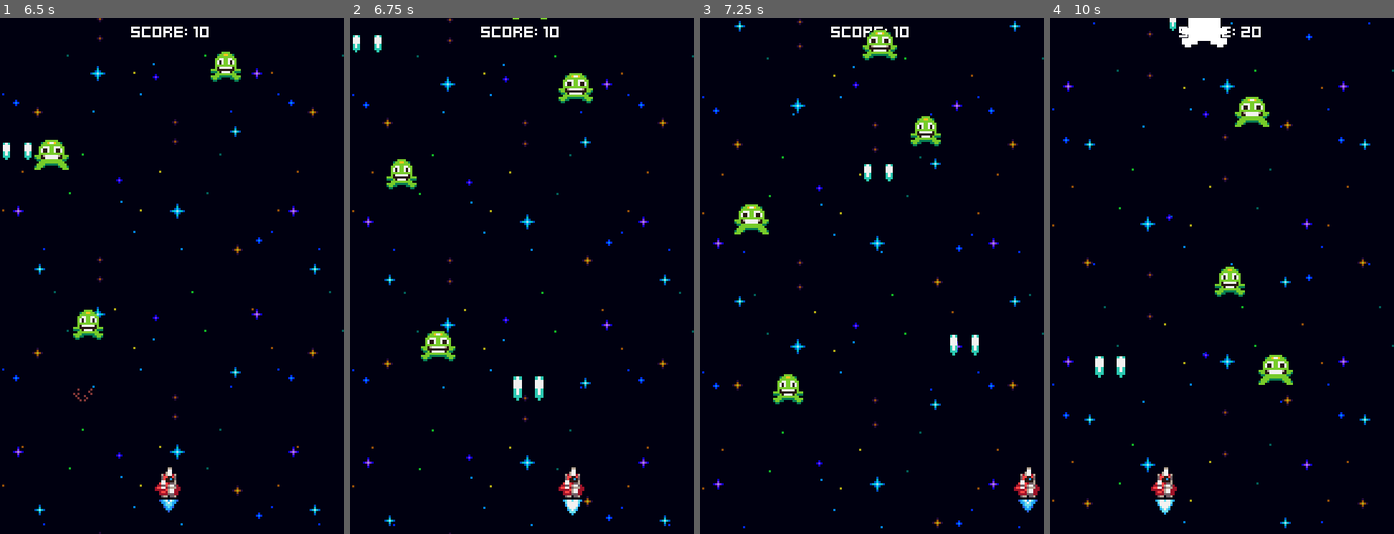
Above: before the commit, frames 1-4 (left to right).
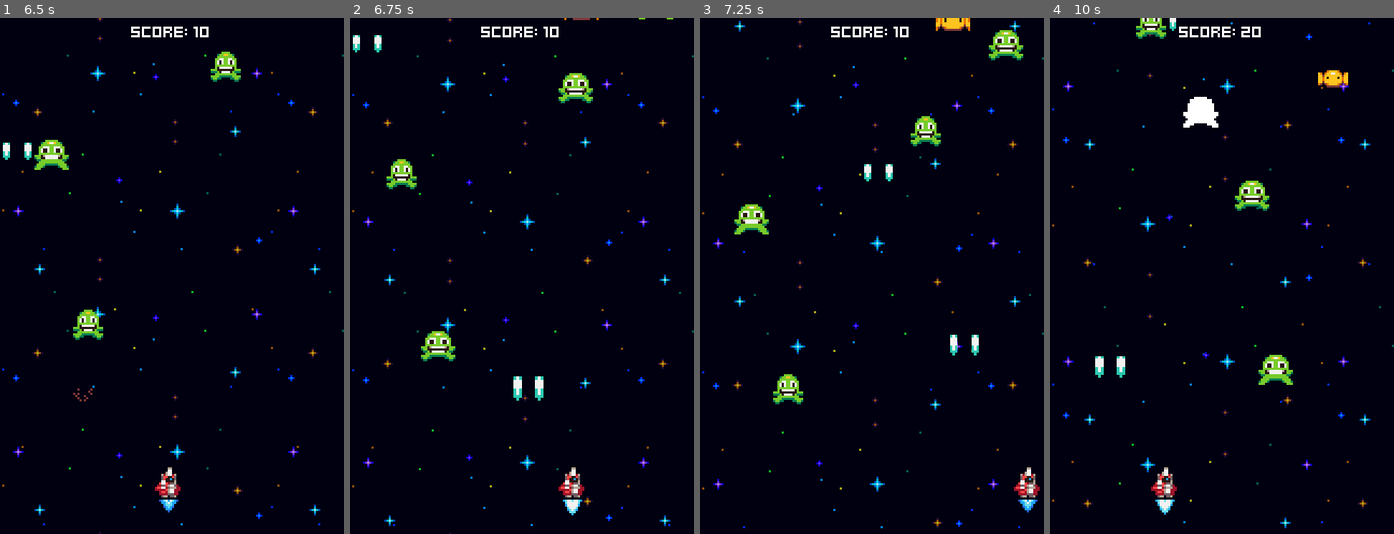
Above: after the commit, the same moments.

Repository: elbow667/GalaxyDefiance
Game: Godot game, scene res://Menus/menu.tscn
Same seed, same stepped clock (60 frames per second), same inputs: the game is played once before the commit and once after it.
Inputs:
- Up to frame 1 (6.5 s): tap Space at 0.5 s; hold Right (ui_right) 0.53-1.28 s; tap Enter (ui_accept) at 0.6, 0.77, 1.07, 1.35, 1.52, 1.82, 2.1, 2.85, 3.02, 3.32, 3.6, 3.77, 4.07, 4.35, 4.52, 4.82, 5.1, 5.85, 6.02, 6.32 s; hold Left (ui_left) 1.28-2.03 s; hold Right (ui_right) 2.03-3.53 s; hold Left (ui_left) 3.53-5.78 s; hold Right (ui_right) from 5.78 s (still down)
- Up to frame 2 (6.75 s): keep holding Right (ui_right); tap Enter (ui_accept) at 6.6 s
- Up to frame 3 (7.25 s): keep holding Right (ui_right); tap Enter (ui_accept) at 6.77, 7.07 s
- Up to frame 4 (10 s): tap Enter (ui_accept) at 7.35, 7.52, 7.82, 8.1, 8.85, 9.02, 9.32, 9.6, 9.77 s; release Right (ui_right) at 8.03 s; hold Left (ui_left) 8.03-9.53 s; hold Right (ui_right) from 9.53 s (still down)

Frame 1 is identical in both runs. In frame 2, less than 0.1% of the frame differs, in the area x 47-94%, y 0-1%; in frame 3, 1.1%; in frame 4, 2.6%, in the area x 25-87%, y 0-55%.

Commit message:
Pink Enemy

Diff:
--- a/Enemies/enemy.gd
+++ b/Enemies/enemy.gd
@@ -1,3 +1,4 @@
+class_name Enemy
 extends Node2D
 
 @onready var stats_component: = $StatsComponent as StatsComponent
@@ -9,7 +10,7 @@
 @onready var hurtbox_component: = $HurtboxComponent as HurtboxComponent
 @onready var hitbox_component: = $HitboxComponent as HitboxComponent
 @onready var destroyed_component: = $DestroyedComponent as DestroyedComponent
-@onready var score_component: ScoreComponent = $ScoreComponent as ScoreComponent
+@onready var score_component: = $ScoreComponent as ScoreComponent
 
 func _ready() -> void:
 	stats_component.no_health.connect(func():
--- a/Enemies/enemy_generator.gd
+++ b/Enemies/enemy_generator.gd
@@ -1,15 +1,22 @@
 extends Node2D
 
 @export var GreenEnemyScene: PackedScene
+@export var YellowEnemyScene: PackedScene
+@export var PinkEnemyScene: PackedScene
 
 var margin = 8
 var screen_width = ProjectSettings.get_setting("display/window/size/viewport_width")
+
 @onready var spawner_component: SpawnerComponent = $SpawnerComponent as SpawnerComponent
 @onready var green_enemy_spawn_timer: Timer = $GreenEnemySpawnTimer
+@onready var yellow_enemy_spawn_timer: Timer = $YellowEnemySpawnTimer
+@onready var pink_enemy_spawn_timer: Timer = $PinkEnemySpawnTimer
 
 # Called when the node enters the scene tree for the first time.
 func _ready() -> void:
 	green_enemy_spawn_timer.timeout.connect(handle_spawn.bind(GreenEnemyScene, green_enemy_spawn_timer))
+	yellow_enemy_spawn_timer.timeout.connect(handle_spawn.bind(YellowEnemyScene, yellow_enemy_spawn_timer))
+	pink_enemy_spawn_timer.timeout.connect(handle_spawn.bind(PinkEnemyScene, pink_enemy_spawn_timer))
 
 func handle_spawn(enemy_scene: PackedScene, timer: Timer) -> void:
 	spawner_component.scene = enemy_scene
--- a/Enemies/enemy_generator.tscn
+++ b/Enemies/enemy_generator.tscn
@@ -1,12 +1,16 @@
-[gd_scene load_steps=4 format=3 uid="uid://ci8lq3g1dlov1"]
+[gd_scene load_steps=6 format=3 uid="uid://ci8lq3g1dlov1"]
 
 [ext_resource type="Script" path="res://Enemies/enemy_generator.gd" id="1_kqusq"]
 [ext_resource type="PackedScene" uid="uid://bkk2gsyg1w0b3" path="res://Enemies/green_enemy.tscn" id="2_oys6r"]
+[ext_resource type="PackedScene" uid="uid://bhig2ii73teyr" path="res://Enemies/yellow_enemy.tscn" id="3_fpagi"]
 [ext_resource type="Script" path="res://components/spawner_component.gd" id="3_mtynu"]
+[ext_resource type="PackedScene" uid="uid://ba2h6cq0wgujl" path="res://Enemies/pink_enemy.tscn" id="4_qw6ur"]
 
 [node name="EnemyGenerator" type="Node2D"]
 script = ExtResource("1_kqusq")
 GreenEnemyScene = ExtResource("2_oys6r")
+YellowEnemyScene = ExtResource("3_fpagi")
+PinkEnemyScene = ExtResource("4_qw6ur")
 
 [node name="SpawnerComponent" type="Node2D" parent="."]
 script = ExtResource("3_mtynu")
@@ -14,3 +18,13 @@
 [node name="GreenEnemySpawnTimer" type="Timer" parent="."]
 one_shot = true
 autostart = true
+
+[node name="YellowEnemySpawnTimer" type="Timer" parent="."]
+wait_time = 5.0
+one_shot = true
+autostart = true
+
+[node name="PinkEnemySpawnTimer" type="Timer" parent="."]
+wait_time = 9.0
+one_shot = true
+autostart = true
--- /dev/null
+++ b/Enemies/pink_enemy.gd
@@ -0,0 +1,25 @@
+class_name PinkEnemy
+extends Enemy
+
+@onready var states: Node = $States
+
+@onready var move_down_state: = %MoveDownState as TimedStateComponent
+@onready var move_side_state: = %MoveSideState as TimedStateComponent
+@onready var pause_state: = %PauseState as TimedStateComponent
+@onready var move_side_component: = %MoveSideComponent as MoveComponent
+
+# Called when the node enters the scene tree for the first time.
+func _ready() -> void:
+	super()
+
+	for state in states.get_children():
+		state = state as StateComponent
+		state.disable()
+
+	move_side_component.velocity.x = [-20,20].pick_random()
+
+	move_down_state.state_finished.connect(move_side_state.enable)
+	move_side_state.state_finished.connect(pause_state.enable)
+	pause_state.state_finished.connect(move_down_state.enable)
+
+	move_down_state.enable()
--- /dev/null
+++ b/Enemies/pink_enemy.tscn
@@ -0,0 +1,114 @@
+[gd_scene load_steps=15 format=3 uid="uid://ba2h6cq0wgujl"]
+
+[ext_resource type="PackedScene" uid="uid://b480tptubjo7e" path="res://Enemies/enemy.tscn" id="1_v7lwp"]
+[ext_resource type="Texture2D" uid="uid://byl5ql1acgghh" path="res://assets/pink_enemy.png" id="2_dah5s"]
+[ext_resource type="Script" path="res://Enemies/pink_enemy.gd" id="2_ixm2w"]
+[ext_resource type="Script" path="res://components/move_component.gd" id="4_ne7dw"]
+[ext_resource type="Script" path="res://components/border_bounce_component.gd" id="5_pu1sw"]
+[ext_resource type="Script" path="res://components/timed_state_componoent.gd" id="6_6jwvc"]
+
+[sub_resource type="AtlasTexture" id="AtlasTexture_ax6cr"]
+atlas = ExtResource("2_dah5s")
+region = Rect2(0, 0, 16, 16)
+
+[sub_resource type="AtlasTexture" id="AtlasTexture_vtww7"]
+atlas = ExtResource("2_dah5s")
+region = Rect2(16, 0, 16, 16)
+
+[sub_resource type="AtlasTexture" id="AtlasTexture_qfxgs"]
+atlas = ExtResource("2_dah5s")
+region = Rect2(32, 0, 16, 16)
+
+[sub_resource type="AtlasTexture" id="AtlasTexture_1m7e5"]
+atlas = ExtResource("2_dah5s")
+region = Rect2(48, 0, 16, 16)
+
+[sub_resource type="AtlasTexture" id="AtlasTexture_0piep"]
+atlas = ExtResource("2_dah5s")
+region = Rect2(64, 0, 16, 16)
+
+[sub_resource type="SpriteFrames" id="SpriteFrames_vsofy"]
+animations = [{
+"frames": [{
+"duration": 1.0,
+"texture": SubResource("AtlasTexture_ax6cr")
+}, {
+"duration": 1.0,
+"texture": SubResource("AtlasTexture_vtww7")
+}, {
+"duration": 1.0,
+"texture": SubResource("AtlasTexture_qfxgs")
+}, {
+"duration": 1.0,
+"texture": SubResource("AtlasTexture_1m7e5")
+}, {
+"duration": 1.0,
+"texture": SubResource("AtlasTexture_0piep")
+}],
+"loop": true,
+"name": &"default",
+"speed": 8.0
+}]
+
+[sub_resource type="CircleShape2D" id="CircleShape2D_6ybx1"]
+radius = 7.0
+
+[sub_resource type="CircleShape2D" id="CircleShape2D_wrg5s"]
+radius = 6.0
+
+[node name="PinkEnemy" instance=ExtResource("1_v7lwp")]
+script = ExtResource("2_ixm2w")
+
+[node name="AnimatedSprite2D" parent="." index="0"]
+sprite_frames = SubResource("SpriteFrames_vsofy")
+autoplay = "default"
+frame = 1
+frame_progress = 0.267148
+
+[node name="StatsComponent" parent="." index="1"]
+health = 6
+
+[node name="VisibleOnScreenNotifier2D" parent="." index="3"]
+position = Vector2(0, -0.5)
+scale = Vector2(0.6, 0.55)
+
+[node name="CollisionShape2D" type="CollisionShape2D" parent="HurtboxComponent" index="0"]
+shape = SubResource("CircleShape2D_6ybx1")
+
+[node name="CollisionShape2D" type="CollisionShape2D" parent="HitboxComponent" index="0"]
+shape = SubResource("CircleShape2D_wrg5s")
+
+[node name="ScoreComponent" parent="." index="12"]
+adjust_amount = 20
+
+[node name="States" type="Node" parent="." index="13"]
+
+[node name="MoveDownState" type="Node" parent="States" index="0"]
+unique_name_in_owner = true
+script = ExtResource("6_6jwvc")
+duration = 2.0
+
+[node name="MoveComponent" type="Node" parent="States/MoveDownState" index="0" node_paths=PackedStringArray("actor")]
+script = ExtResource("4_ne7dw")
+actor = NodePath("../../..")
+velocity = Vector2(0, 15)
+
+[node name="MoveSideState" type="Node" parent="States" index="1"]
+unique_name_in_owner = true
+script = ExtResource("6_6jwvc")
+
+[node name="MoveSideComponent" type="Node" parent="States/MoveSideState" index="0" node_paths=PackedStringArray("actor")]
+unique_name_in_owner = true
+script = ExtResource("4_ne7dw")
+actor = NodePath("../../..")
+velocity = Vector2(20, 0)
+
+[node name="BorderBounceComponent" type="Node" parent="States/MoveSideState" index="1" node_paths=PackedStringArray("actor", "move_component")]
+script = ExtResource("5_pu1sw")
+actor = NodePath("../../..")
+move_component = NodePath("../MoveSideComponent")
+
+[node name="PauseState" type="Node" parent="States" index="2"]
+unique_name_in_owner = true
+script = ExtResource("6_6jwvc")
+duration = 3.0
--- /dev/null
+++ b/Enemies/yellow_enemy.gd
@@ -0,0 +1,7 @@
+extends Enemy
+
+
+# Called when the node enters the scene tree for the first time.
+func _ready() -> void:
+	super()
+	move_component.velocity.x = [-20, 20].pick_random()
--- /dev/null
+++ b/Enemies/yellow_enemy.tscn
@@ -0,0 +1,68 @@
+[gd_scene load_steps=10 format=3 uid="uid://bhig2ii73teyr"]
+
+[ext_resource type="PackedScene" uid="uid://b480tptubjo7e" path="res://Enemies/enemy.tscn" id="1_7om2i"]
+[ext_resource type="Script" path="res://Enemies/yellow_enemy.gd" id="2_itwuv"]
+[ext_resource type="Texture2D" uid="uid://c41sokbbkl0mx" path="res://assets/yellow_enemy.png" id="2_s53ob"]
+[ext_resource type="Script" path="res://components/border_bounce_component.gd" id="4_i7e83"]
+
+[sub_resource type="AtlasTexture" id="AtlasTexture_lwcay"]
+atlas = ExtResource("2_s53ob")
+region = Rect2(0, 0, 16, 16)
+
+[sub_resource type="AtlasTexture" id="AtlasTexture_k44c6"]
+atlas = ExtResource("2_s53ob")
+region = Rect2(16, 0, 16, 16)
+
+[sub_resource type="SpriteFrames" id="SpriteFrames_ui1ox"]
+animations = [{
+"frames": [{
+"duration": 1.0,
+"texture": SubResource("AtlasTexture_lwcay")
+}, {
+"duration": 1.0,
+"texture": SubResource("AtlasTexture_k44c6")
+}],
+"loop": true,
+"name": &"default",
+"speed": 4.0
+}]
+
+[sub_resource type="RectangleShape2D" id="RectangleShape2D_rbgt6"]
+size = Vector2(16, 10)
+
+[sub_resource type="RectangleShape2D" id="RectangleShape2D_5m6kn"]
+size = Vector2(10, 9)
+
+[node name="YellowEnemy" instance=ExtResource("1_7om2i")]
+script = ExtResource("2_itwuv")
+
+[node name="AnimatedSprite2D" parent="." index="0"]
+sprite_frames = SubResource("SpriteFrames_ui1ox")
+autoplay = "default"
+frame_progress = 0.958107
+
+[node name="StatsComponent" parent="." index="1"]
+health = 6
+
+[node name="MoveComponent" parent="." index="2"]
+velocity = Vector2(0, 10)
+
+[node name="VisibleOnScreenNotifier2D" parent="." index="3"]
+position = Vector2(0, 2.38419e-07)
+scale = Vector2(0.8, 0.5)
+
+[node name="CollisionShape2D" type="CollisionShape2D" parent="HurtboxComponent" index="0"]
+shape = SubResource("RectangleShape2D_rbgt6")
+
+[node name="CollisionShape2D" type="CollisionShape2D" parent="HitboxComponent" index="0"]
+position = Vector2(0, -0.5)
+shape = SubResource("RectangleShape2D_5m6kn")
+debug_color = Color(0.792157, 0.0745098, 0.560784, 0.419608)
+
+[node name="ScoreComponent" parent="." index="12"]
+adjust_amount = 10
+
+[node name="BorderBounceComponent" type="Node" parent="." index="13" node_paths=PackedStringArray("actor", "move_component")]
+script = ExtResource("4_i7e83")
+actor = NodePath("..")
+move_component = NodePath("../MoveComponent")
--- a/Menus/menu.gd
+++ b/Menus/menu.gd
@@ -1,6 +1,6 @@
 extends Control
 
 
-func _process(delta):
+func _process(_delta):
 	if Input.is_action_just_pressed("ui_accept"):
 		get_tree().change_scene_to_file("res://world.tscn")
--- a/components/border_bounce_component.gd
+++ b/components/border_bounce_component.gd
@@ -16,7 +16,7 @@
 # Use the display viewport width to get the right border of the screen
 var right_border = ProjectSettings.get_setting("display/window/size/viewport_width")
 
-func _process(delta: float) -> void:
+func _process(_delta: float) -> void:
 	# If the actor's x position is less than the left border plus the margin,
 	# bounce off the left side of the screen
 	if actor.global_position.x < left_border + margin:
--- a/world.gd
+++ b/world.gd
@@ -12,6 +12,7 @@
 
 # Called when the node enters the scene tree for the first time.
 func _ready() -> void:
+	randomize()
 	update_score_label(game_stats.score)
 	game_stats.score_changed.connect(update_score_label)
 
